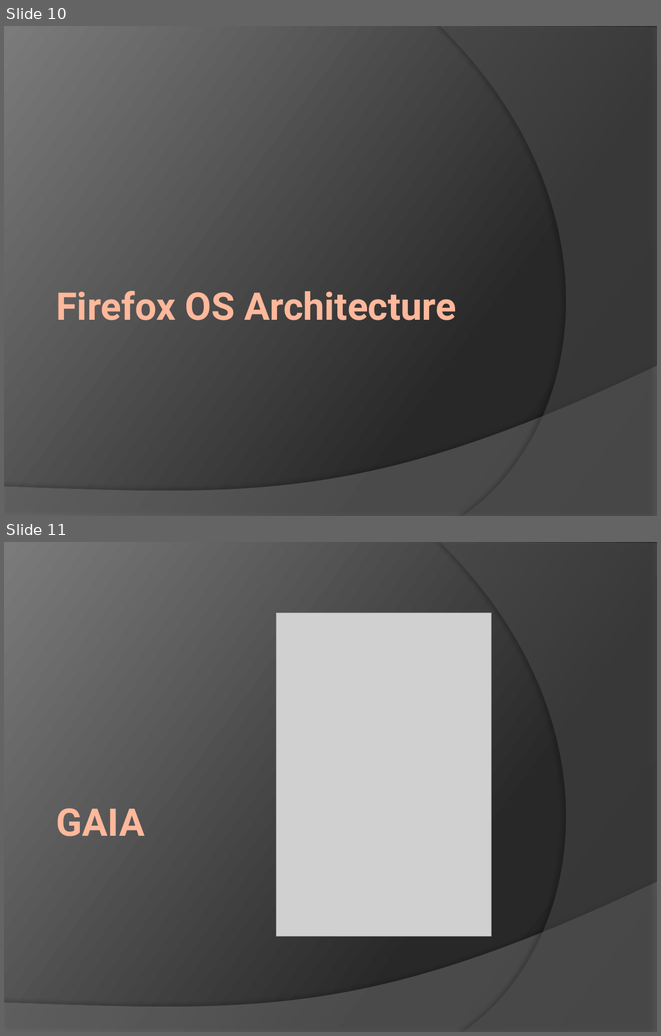
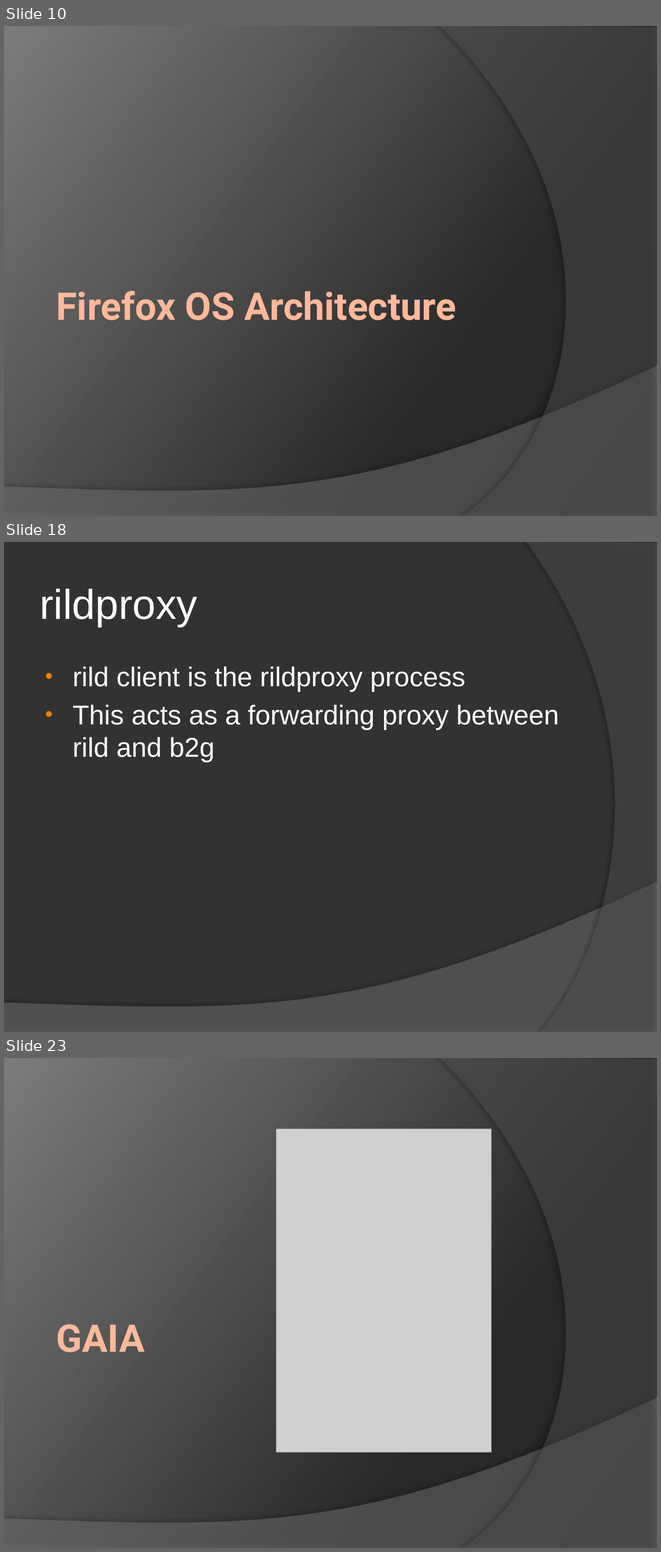
Before and after one commit to ymihaylov/Firefox-OS-Documentation-Project, a slide deck: Firefox OS.pptx. Shown one above the other, each under a label of ours: slides 10 and 11 before the commit, slides 10, 18 and 23 after it; the slides between them are not shown. The pictures are 661x1036 and 661x1552 pixels, drawn with LibreOffice and Linux fonts; fonts in the diff are those of the drawing; grey boxes stand for pictures. Boxes give left, top, right and bottom in pixels: in the first picture for what was removed or moved away, otherwise in the second. Text is boxed around its words. In the diff, an @@ line names an element or a change of style, - is before the commit and + after.

```diff
--- a/Firefox OS.pptx
+++ b/Firefox OS.pptx
@@ slide 18 added at (4,542,657,1032), background #323232; not listed: 1 template element that a slide beside it also shows @@
@@ freeform shape added at (527,542,657,1032), fill #5E5E5E at 40% opacity @@
@@ title added at (40,589,197,627), 46 pt, text #FFFFFF @@
+rildproxy
@@ text added at (72,667,559,762), 30 pt, text #FFFFFF @@
+• rild client is the rildproxy process
+• This acts as a forwarding proxy between rild and b2g
@@ what was slide 11 is now slide 23 @@
```
Also in this commit, not shown: 11 other slides added.
